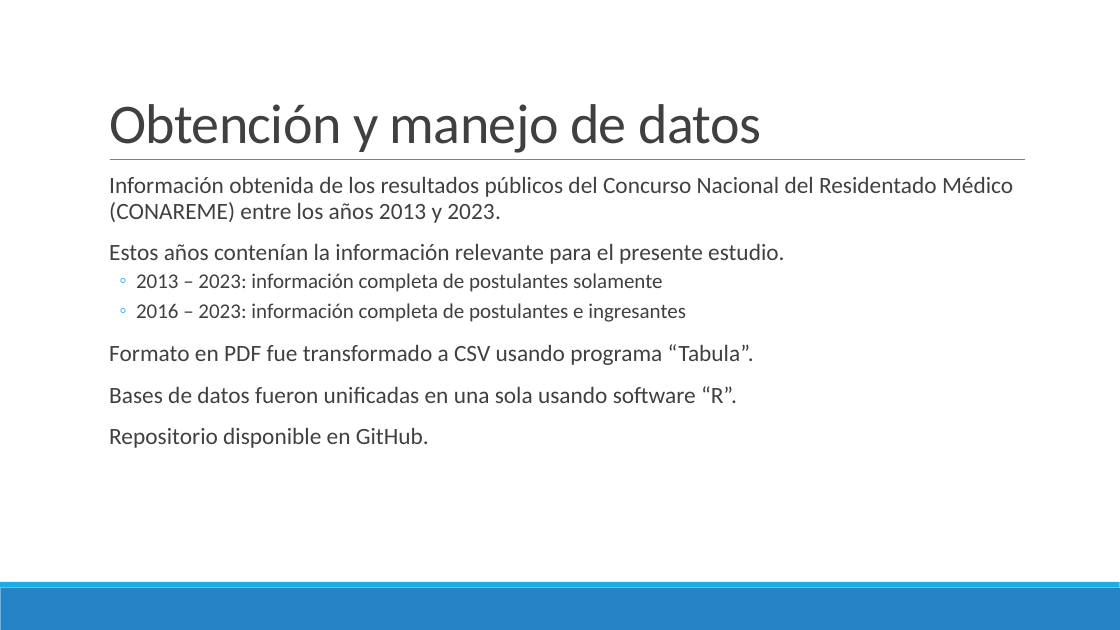
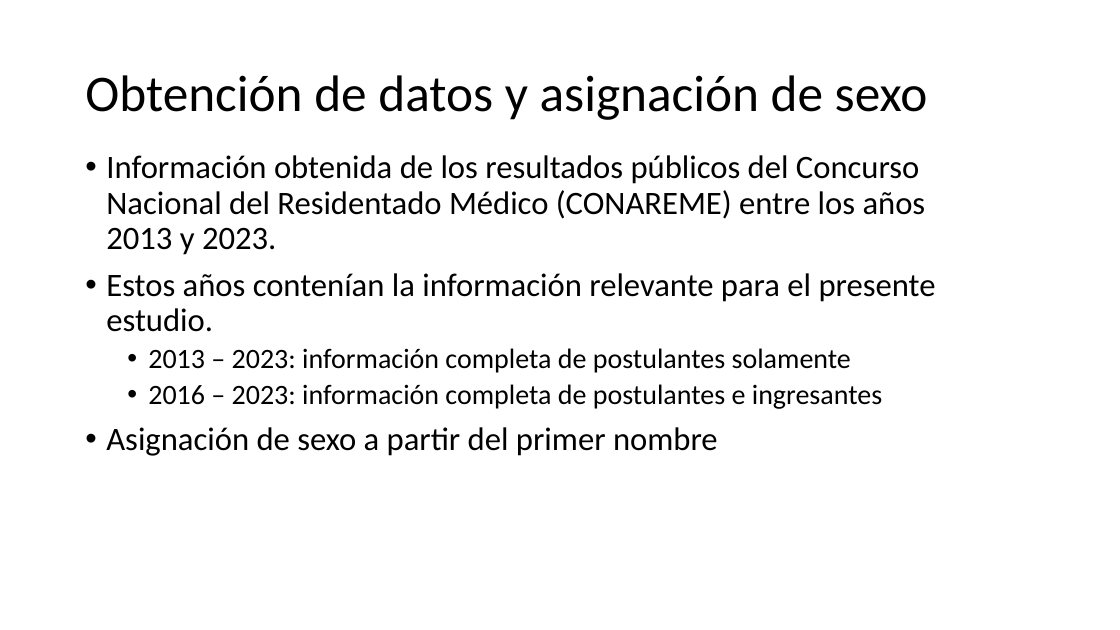
Before and after one commit to danimedi/tesis_genero_especialidades, a slide deck: slide 10 of doc/diapositivas_sustentacion_tesis.pptx. Drawn at 1120x630 pixels with LibreOffice and Linux fonts; fonts in the diff are those of the drawing; background and template pictures are left out. Boxes give left, top, right and bottom in pixels: in the first picture for what was removed or moved away, otherwise in the second. Text is boxed around its words. In the diff, an @@ line names an element or a change of style, - is before the commit and + after.

```diff
--- a/doc/diapositivas_sustentacion_tesis.pptx
+++ b/doc/diapositivas_sustentacion_tesis.pptx
@@ title "Obtención de datos y asignación ..." at [85, 75, 928, 120]: vertical alignment bottom to middle @@
@@ title at [85, 75, 928, 120]: text changed; size 48 to 44 pt; text colour #404040 to #000000 @@
-Obtención y manejo de datos
+Obtención de datos y asignación de sexo
@@ text "Información obtenida de los resultados ...": place and size @@
-text "Información obtenida de los resultados ..." at [109, 177, 1013, 448]
+text "Información obtenida de los resultados ..." at [106, 155, 936, 456]
@@ text at [106, 155, 936, 409]: size 20 to 28 pt in "Información obtenida de los resultados públicos del ...", "Estos años contenían la información relevante para ..."; text colour #404040 to #000000 in "Información obtenida de los resultados públicos del ...", "Estos años contenían la información relevante para ...", "2013 – 2023: información completa de postulantes ...", "2016 – 2023: información completa de postulantes ..."; size 18 to 24 pt in "2013 – 2023: información completa de postulantes ...", "2016 – 2023: información completa de postulantes ..."; bullet   to •; less space between paragraphs; bullet ◦ to • @@
@@ line removed from (110, 160) to (1026, 160) @@
@@ text at [106, 427, 718, 456]: text changed; size 20 to 28 pt; text colour #404040 to #000000 @@
-  Formato en PDF fue transformado a CSV usando programa “Tabula”.
-  Bases de datos fueron unificadas en una sola usando software “R”.
-  Repositorio disponible en GitHub.
+• Asignación de sexo a partir del primer nombre
@@ rectangle removed at [0, 588, 1120, 630] @@
@@ rectangle removed at [0, 582, 1120, 588] @@
```
Also in this commit, not shown: 64 other slides changed, 6 slides added, 7 slides removed.
